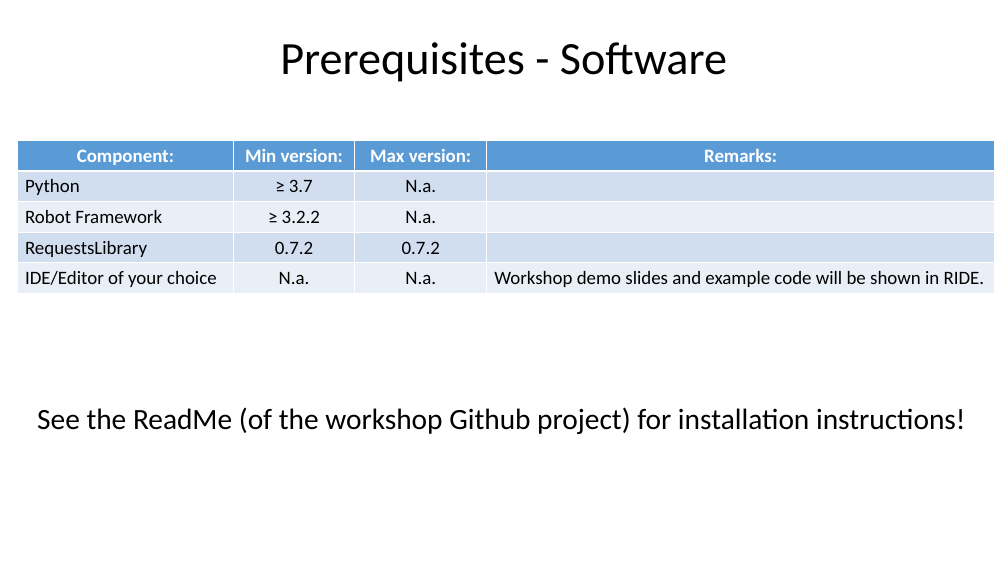
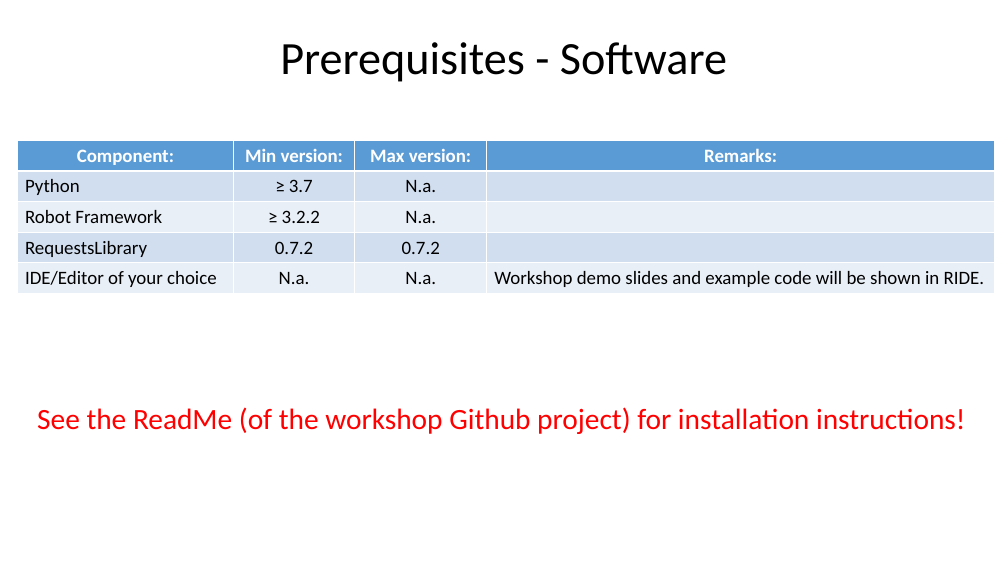
Before and after one commit to LoredanaB/robocon2021, a slide deck: slide 6 of prerequisites/Prerequisites.pptx. Drawn at 1008x567 pixels with LibreOffice and Linux fonts; fonts in the diff are those of the drawing. Boxes give left, top, right and bottom in pixels: in the first picture for what was removed or moved away, otherwise in the second. Text is boxed around its words. In the diff, an @@ line names an element or a change of style, - is before the commit and + after.

Commit message:
Prerequisites.

```diff
--- a/prerequisites/Prerequisites.pptx
+++ b/prerequisites/Prerequisites.pptx
@@ text "See the ReadMe (of the ..." at (x1=37, y1=407, x2=966, y2=434): text colour #000000 to #FF0000 @@
```
Also in this commit, not shown: 1 other slide changed.
